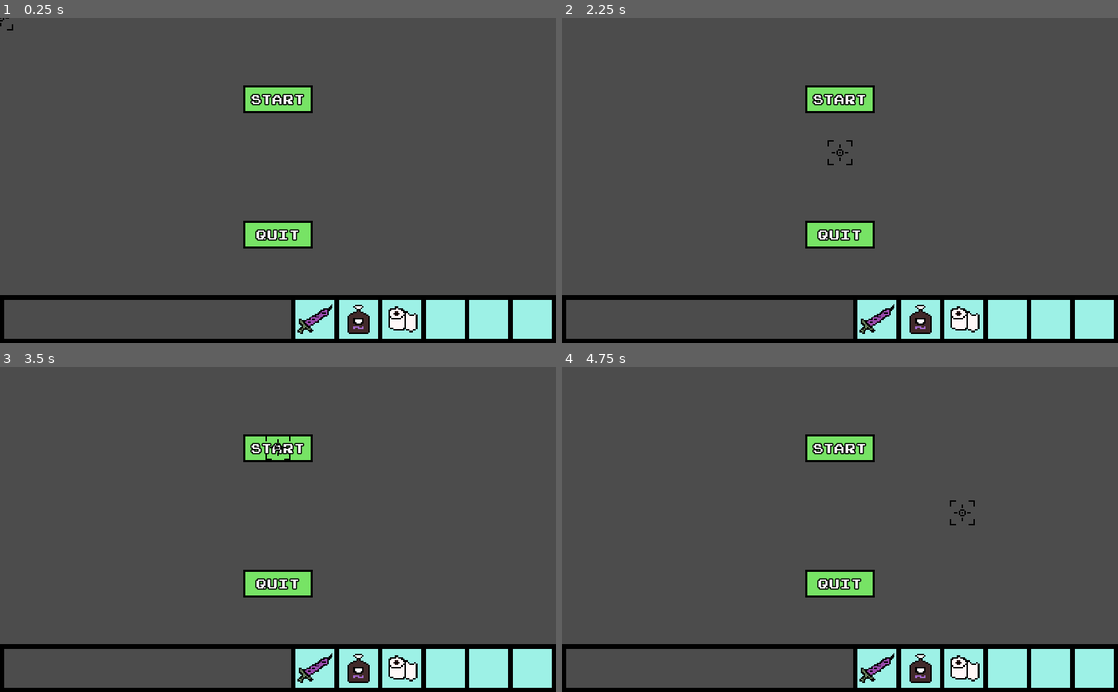
Above: before the commit, frames 1-4 (two rows, left to right).
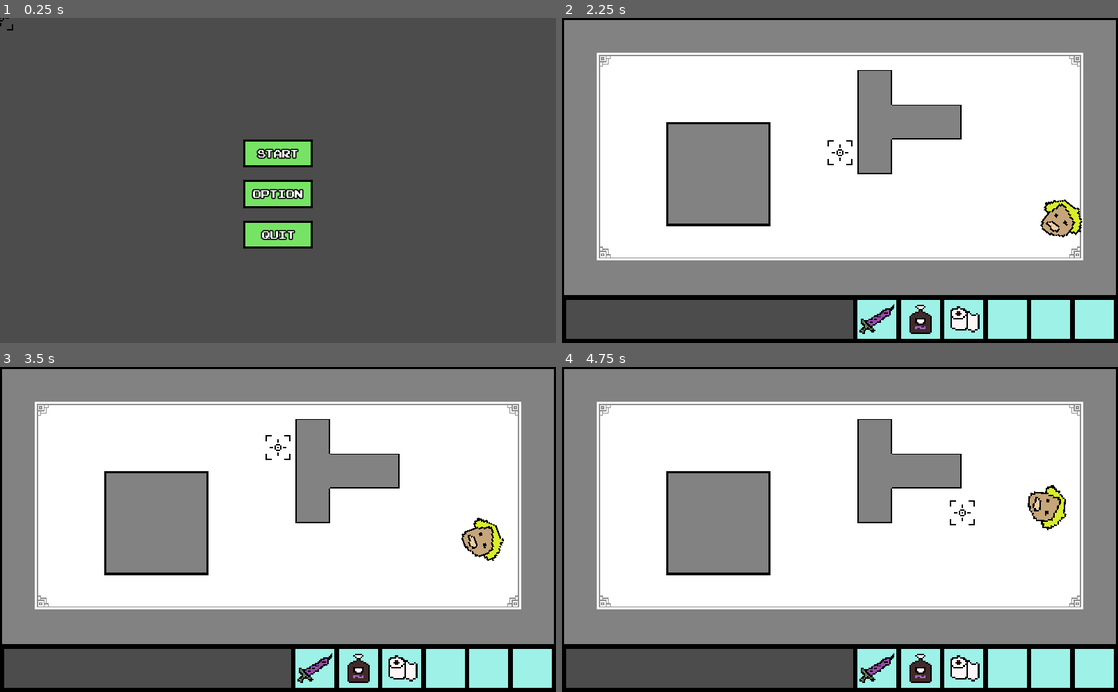
Above: after the commit, the same moments.

Repository: henryliuser/gmtk20
Game: Godot game, scene res://Menu.tscn
Same seed, same stepped clock (60 frames per second), same inputs: the game is played once before the commit and once after it.
Inputs (mouse positions are in pixels of both pictures, inside the frame that each line leads up to):
- Up to frame 1 (0.25 s): no input
- Up to frame 2 (2.25 s): click (840, 99) at 0.52 s; click (840, 193) at 1.27 s; click (840, 154) at 2.02 s
- Up to frame 3 (3.5 s): click (278, 448) at 2.77 s
- Up to frame 4 (4.75 s): click (840, 448) at 3.52 s; move the mouse to (962, 513) at 4.27 s; hold \ (d_frame_advance) from 4.28 s (still down); click (962, 513) at 4.42 s

The runs differ from the first frame. In frame 1, 12% of the frame differs, in the area x 0-100%, y 20-100%; in frame 2, 85%; in frame 3, 85%, in the area x 0-100%, y 0-86%; in frame 4, 85%.

Commit message:
oil cloud

Diff:
--- /dev/null
+++ b/Assets/wiggle.shader
@@ -0,0 +1,9 @@
+shader_type canvas_item;
+
+uniform float time_factor = 1;
+uniform vec2 amplitude = vec2(5.0, 5.0);
+
+void vertex() {
+	VERTEX.x += cos(TIME*time_factor + VERTEX.x+VERTEX.y) * amplitude.x;
+	VERTEX.y += sin(TIME*time_factor + VERTEX.x+VERTEX.y) * amplitude.y;
+}
--- a/Items/AOE.gd
+++ b/Items/AOE.gd
@@ -1,9 +1,10 @@
 extends Sprite
 var thing = ""
+var clicked = false
 
 func _input(event):
 	if event is InputEventMouseButton and event.pressed:
-#		yield(get_tree().create_timer(0.1, false), "timeout")
+		clicked = true
 		var item = load(thing).instance()
 		item.position = global_position
 		get_tree().current_scene.add_child(item)
@@ -20,4 +21,4 @@
 		queue_free()
 
 func _physics_process(delta):
-	global_position = get_global_mouse_position()
+	if not clicked: global_position = get_global_mouse_position()
--- /dev/null
+++ b/Items/Oils.gd
@@ -0,0 +1,28 @@
+extends Node2D
+var karens = {}
+export var lifetime = 5
+var done = false
+
+func _on_hitbox_body_entered(body):
+	if "rage" in body:
+		karens[body] = true
+
+func _on_hitbox_body_exited(body):
+	if "rage" in body:
+		karens.erase(body)
+
+func _physics_process(delta):
+	lifetime -= delta
+	if lifetime <= 0 and !done: end()
+	for x in karens:
+#		print(x.name + " " + str(x.rage))
+		x.rage -= delta/2
+
+func end():
+	done = true
+	$Tween.stop_all()
+	$Tween.interpolate_property(self, "scale", scale, Vector2(), 0.5,
+		Tween.TRANS_CUBIC, Tween.EASE_IN_OUT)
+	$Tween.start()
+	yield(get_tree().create_timer(0.6, false), "timeout")
+	queue_free()
--- a/Items/Oils.tscn
+++ b/Items/Oils.tscn
@@ -1,9 +1,38 @@
-[gd_scene load_steps=2 format=2]
+[gd_scene load_steps=7 format=2]
 
 [ext_resource path="res://Assets/oilsTemp.png" type="Texture" id=1]
+[ext_resource path="res://Items/Oils.gd" type="Script" id=2]
+[ext_resource path="res://Assets/aoe_indicator.png" type="Texture" id=3]
+[ext_resource path="res://Assets/wiggle.shader" type="Shader" id=4]
+
+[sub_resource type="ShaderMaterial" id=1]
+shader = ExtResource( 4 )
+shader_param/time_factor = 2.0
+shader_param/amplitude = Vector2( 3, 3 )
+
+[sub_resource type="CircleShape2D" id=2]
+radius = 32.0
 
 [node name="Oils" type="Node2D"]
+script = ExtResource( 2 )
 
 [node name="oilsTemp" type="Sprite" parent="."]
+visible = false
 scale = Vector2( 2.7, 2.7 )
 texture = ExtResource( 1 )
+
+[node name="aoe" type="Sprite" parent="."]
+modulate = Color( 0.788235, 0.447059, 1, 0.52549 )
+material = SubResource( 1 )
+scale = Vector2( 3, 3 )
+texture = ExtResource( 3 )
+
+[node name="hitbox" type="Area2D" parent="."]
+scale = Vector2( 3, 3 )
+
+[node name="CollisionShape2D" type="CollisionShape2D" parent="hitbox"]
+shape = SubResource( 2 )
+
+[node name="Tween" type="Tween" parent="."]
+[connection signal="body_entered" from="hitbox" to="." method="_on_hitbox_body_entered"]
+[connection signal="body_exited" from="hitbox" to="." method="_on_hitbox_body_exited"]
--- /dev/null
+++ b/Menu.gd
@@ -0,0 +1,14 @@
+extends Node2D
+
+func _ready():
+	HUD.visible = false
+
+func _on_Start_pressed():
+	get_tree().change_scene("res://World/Camera1.tscn")
+	HUD.visible = true
+
+func _on_Option_pressed():
+	get_tree().change_scene("")
+
+func _on_Quit_pressed():
+	get_tree().quit()
--- a/Menu.tscn
+++ b/Menu.tscn
@@ -1,21 +1,23 @@
-[gd_scene load_steps=4 format=2]
+[gd_scene load_steps=5 format=2]
 
 [ext_resource path="res://button.png" type="Texture" id=1]
 [ext_resource path="res://joystix monospace.ttf" type="DynamicFontData" id=2]
+[ext_resource path="res://Menu.gd" type="Script" id=3]
 
 [sub_resource type="DynamicFont" id=1]
-size = 25
+size = 20
 outline_size = 2
 outline_color = Color( 0, 0, 0, 1 )
 use_mipmaps = true
 font_data = ExtResource( 2 )
 
 [node name="Menu" type="Node2D"]
+script = ExtResource( 3 )
 
 [node name="Start" type="Node2D" parent="."]
-position = Vector2( 512, 150 )
+position = Vector2( 512, 250 )
 
-[node name="TextureButton" type="TextureButton" parent="Start"]
+[node name="Start" type="TextureButton" parent="Start"]
 modulate = Color( 0.470588, 0.894118, 0.4, 1 )
 margin_left = -64.0
 margin_top = -26.0
@@ -41,10 +43,39 @@
 "_edit_use_anchors_": false
 }
 
+[node name="Option" type="Node2D" parent="."]
+position = Vector2( 512, 325 )
+
+[node name="Option" type="TextureButton" parent="Option"]
+modulate = Color( 0.470588, 0.894118, 0.4, 1 )
+margin_left = -64.0
+margin_top = -26.0
+margin_right = 64.0
+margin_bottom = 26.0
+texture_normal = ExtResource( 1 )
+expand = true
+stretch_mode = 4
+__meta__ = {
+"_edit_use_anchors_": false
+}
+
+[node name="Label" type="Label" parent="Option"]
+margin_left = -52.5
+margin_top = -18.0
+margin_right = 52.5
+margin_bottom = 18.0
+custom_fonts/font = SubResource( 1 )
+text = "option"
+align = 1
+valign = 1
+__meta__ = {
+"_edit_use_anchors_": false
+}
+
 [node name="Quit" type="Node2D" parent="."]
 position = Vector2( 512, 400 )
 
-[node name="TextureButton" type="TextureButton" parent="Quit"]
+[node name="Quit" type="TextureButton" parent="Quit"]
 modulate = Color( 0.470588, 0.894118, 0.4, 1 )
 margin_left = -64.0
 margin_top = -26.0
@@ -69,3 +100,6 @@
 __meta__ = {
 "_edit_use_anchors_": false
 }
+[connection signal="pressed" from="Start/Start" to="." method="_on_Start_pressed"]
+[connection signal="pressed" from="Option/Option" to="." method="_on_Option_pressed"]
+[connection signal="pressed" from="Quit/Quit" to="." method="_on_Quit_pressed"]
--- a/global/HUD.gd
+++ b/global/HUD.gd
@@ -1,11 +1,11 @@
-extends CanvasLayer
-onready var cursor = $cursor
+extends Node2D
+onready var cursor = $CanvasLayer/cursor
 
 func _on_vaccine_released():
 	cursor.select("res://Items/Vaccine.tscn", 2, Color("7dc966"))
 
 func _on_oils_released():
-	cursor.select("res://Items/Oils.tscn", 3.5, Color("#dd7f7f"))
+	cursor.select("res://Items/Oils.tscn", 3, Color("#dd7f7f"))
 
 func _on_tp_released():
 	cursor.select("res://Items/ToiletPaper.tscn", 1.5)
--- a/global/HUD.tscn
+++ b/global/HUD.tscn
@@ -11,7 +11,7 @@
 [sub_resource type="RectangleShape2D" id=1]
 extents = Vector2( 36, 36 )
 
-[node name="HUD" type="CanvasLayer"]
+[node name="HUD" type="Node2D"]
 script = ExtResource( 7 )
 
 [node name="background" type="Node2D" parent="."]
@@ -80,7 +80,9 @@
 scale = Vector2( 3, 3 )
 texture = ExtResource( 2 )
 
-[node name="cursor" parent="." instance=ExtResource( 6 )]
+[node name="CanvasLayer" type="CanvasLayer" parent="."]
+
+[node name="cursor" parent="CanvasLayer" instance=ExtResource( 6 )]
 [connection signal="released" from="buttons/vaccine" to="." method="_on_vaccine_released"]
 [connection signal="released" from="buttons/oils" to="." method="_on_oils_released"]
 [connection signal="released" from="buttons/tp" to="." method="_on_tp_released"]
--- a/global/cursor.gd
+++ b/global/cursor.gd
@@ -15,7 +15,6 @@
 	if selected:
 		rotation_degrees += rot_speed_deg * delta
 		if rotation_degrees > 360: rotation_degrees -= 360
-		print(rotation_degrees)
 
 func select(path, scl, mod = Color("ffffff")):
 	var aoe = load("res://Items/AOE.tscn").instance()
@@ -29,7 +28,6 @@
 	tw.interpolate_property(self,"scale", scale, Vector2(1.8,1.8),0.2,Tween.TRANS_CUBIC,Tween.EASE_OUT)
 	tw.start()
 
-
 func click():
 	selected = false
 	scale = Vector2(3.5,3.5)
--- a/project.godot
+++ b/project.godot
@@ -25,7 +25,7 @@
 
 Debug="*res://global/Debug.tscn"
 Global="*res://global/Global.tscn"
-Hud="*res://global/HUD.tscn"
+HUD="*res://global/HUD.tscn"
 
 [display]
 
